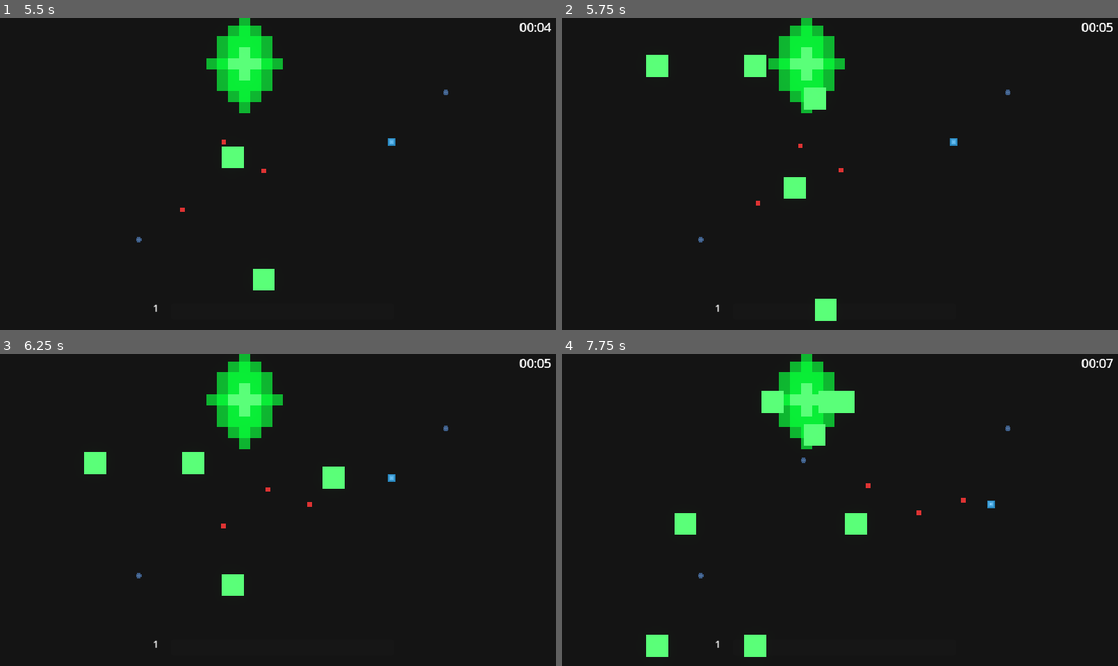
Above: before the commit, frames 1-4 (two rows, left to right).
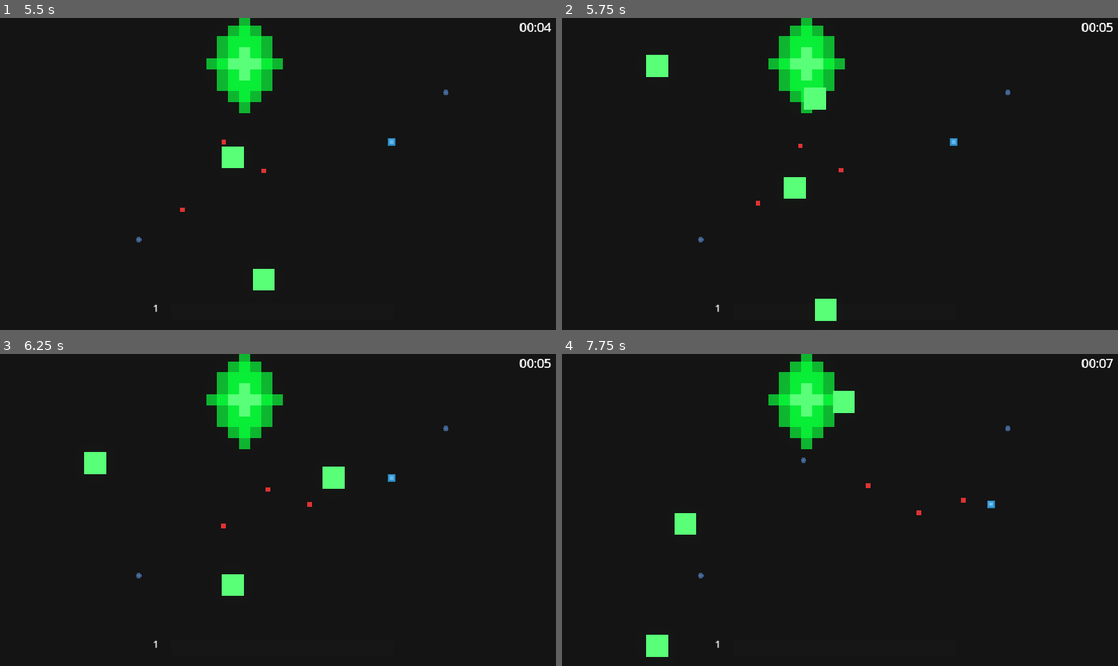
Above: after the commit, the same moments.

Repository: Clement-Quach/queensgamejam
Game: Godot game, scene res://scenes/main_menu.tscn
Two runs of this game, one before a commit and one after it. Both use one fixed random seed, a clock stepped at 60 frames per second and the inputs below. The engine's default icon, where the game draws it, is replaced by a stand-in: a white triangle on a blue panel in a dark square.
Inputs (mouse positions are in pixels of both pictures, inside the frame that each line leads up to):
- Up to frame 1 (5.5 s): click (278, 192) at 0.5 s; tap Enter (ui_accept) at 1.25, 1.52, 2, 2.27, 3.5, 3.77, 4.52, 5.27 s; move the mouse to (400, 158) at 1.27 s; press the mouse at (400, 158) at 1.28 s; hold Right (ui_right) 1.28-2.78 s; move the mouse to (166, 189) at 2.02 s; release the mouse at (166, 189) at 2.03 s; click (166, 189) at 2.1 s; move the mouse to (333, 105) at 2.77 s; press the mouse at (333, 105) at 2.78 s; hold Left (ui_left) 2.78-3.53 s; move the mouse to (250, 236) at 3.52 s; release the mouse at (250, 236) at 3.53 s; hold Right (ui_right) 3.53-5.03 s; click (250, 236) at 3.6 s; move the mouse to (444, 220) at 4.27 s; press the mouse at (444, 220) at 4.28 s; move the mouse to (111, 127) at 5.02 s; release the mouse at (111, 127) at 5.03 s; hold Left (ui_left) from 5.03 s (still down); click (111, 127) at 5.1 s
- Up to frame 2 (5.75 s): keep holding Left (ui_left)
- Up to frame 3 (6.25 s): move the mouse to (305, 510) at 5.77 s; release Left (ui_left) at 5.78 s; press the mouse at (305, 510) at 5.78 s; hold Right (ui_right) from 5.78 s (still down)
- Up to frame 4 (7.75 s): move the mouse to (756, 432) at 6.52 s; release Right (ui_right) at 6.53 s; release the mouse at (756, 432) at 6.53 s; hold Left (ui_left) from 6.53 s (still down); click (756, 432) at 6.6 s; tap Enter (ui_accept) at 6.77, 7.52 s; move the mouse to (962, 494) at 7.27 s; press the mouse at (962, 494) at 7.28 s

Frame 1 is identical in both runs. In frame 2, 0.3% of the frame differs, in the area x 32-37%, y 11-19%; in frame 3, 0.3%; in frame 4, 1.3%, in the area x 32-55%, y 11-98%.

Commit message:
added boss death orbs

Diff:
--- a/queensgamejam/scenes/boss.gd
+++ b/queensgamejam/scenes/boss.gd
@@ -1,7 +1,7 @@
 extends CharacterBody2D
 
-
-@export var health: int = 100
+@onready var levelUp = preload("res://scenes/level_up_orb.tscn")
+@export var health: int
 @export var spawn_scene: PackedScene  # Assign the scene you want to spawn in the Inspector
 @export var player:CharacterBody2D
 @export var cooldown:bool
@@ -23,7 +23,11 @@
 
 
 func _physics_process(delta: float) -> void:
+	#on death
 	if health <= 0:
+		for i in 50:
+			spawnLevelOrb()
+
 		queue_free()
 
 func lockout() -> void:
@@ -56,6 +60,15 @@
 		hitFlash.play("hitFlash")
 
 
+func spawnLevelOrb():
+	var s = levelUp.instantiate()
+	get_parent().add_child(s)
+	s.scale.x = 0.25
+	s.scale.y = 0.25
+	s.position.x = randi_range(-100,100 ) +self.position.x
+	s.position.y = randi_range(0, 100) + self.position.y
+
+
 func spawn_character(dir:Vector2, location:Vector2, speed:float) -> void:
 	if spawn_scene:
 		var new_character = spawn_scene.instantiate() as CharacterBody2D
--- a/queensgamejam/scenes/main.gd
+++ b/queensgamejam/scenes/main.gd
@@ -105,6 +105,7 @@
 #boss spawning
 func uraniumBoss() -> void:
 	if boss1 and !boss1Spawned:
+		$bossTimer.paused =true
 		var boss = boss1.instantiate() as CharacterBody2D
 		if boss:
 			boss.position = Vector2(400,75)
